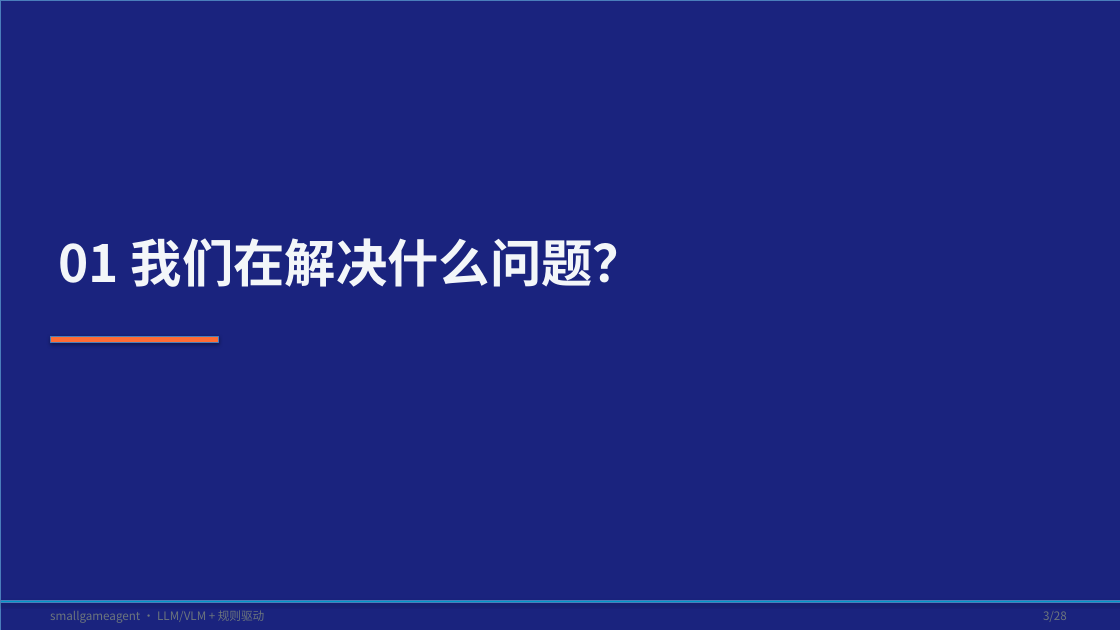
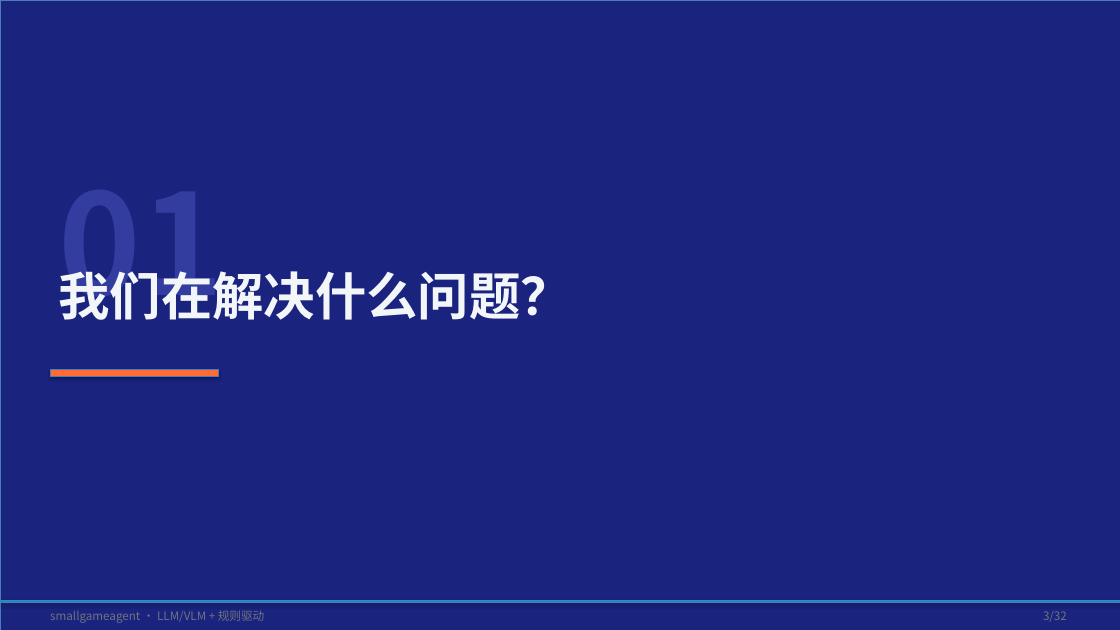
Before and after one commit to tzhazuma/smallgameagent, a slide deck: slide 3 of reports/smallgameagent_report.pptx. Drawn at 1120x630 pixels with LibreOffice and Linux fonts; fonts in the diff are those of the drawing. Boxes give left, top, right and bottom in pixels: in the first picture for what was removed or moved away, otherwise in the second. Text is boxed around its words. In the diff, an @@ line names an element or a change of style, - is before the commit and + after.

```diff
--- a/reports/smallgameagent_report.pptx
+++ b/reports/smallgameagent_report.pptx
@@ text at box(59, 271, 572, 320): text changed @@
-01 我们在解决什么问题？
+我们在解决什么问题？
@@ text added at box(59, 271, 224, 320), 120 pt, text #333DA0, bold @@
+01
@@ rectangle: place and size @@
-rectangle at box(50, 336, 218, 343)
+rectangle at box(50, 370, 218, 376)
@@ text at box(1043, 611, 1067, 621): text changed @@
-3/28
+3/32
```
Also in this commit, not shown: 26 other slides changed, 5 slides added, 1 slide removed, 8 other files.
